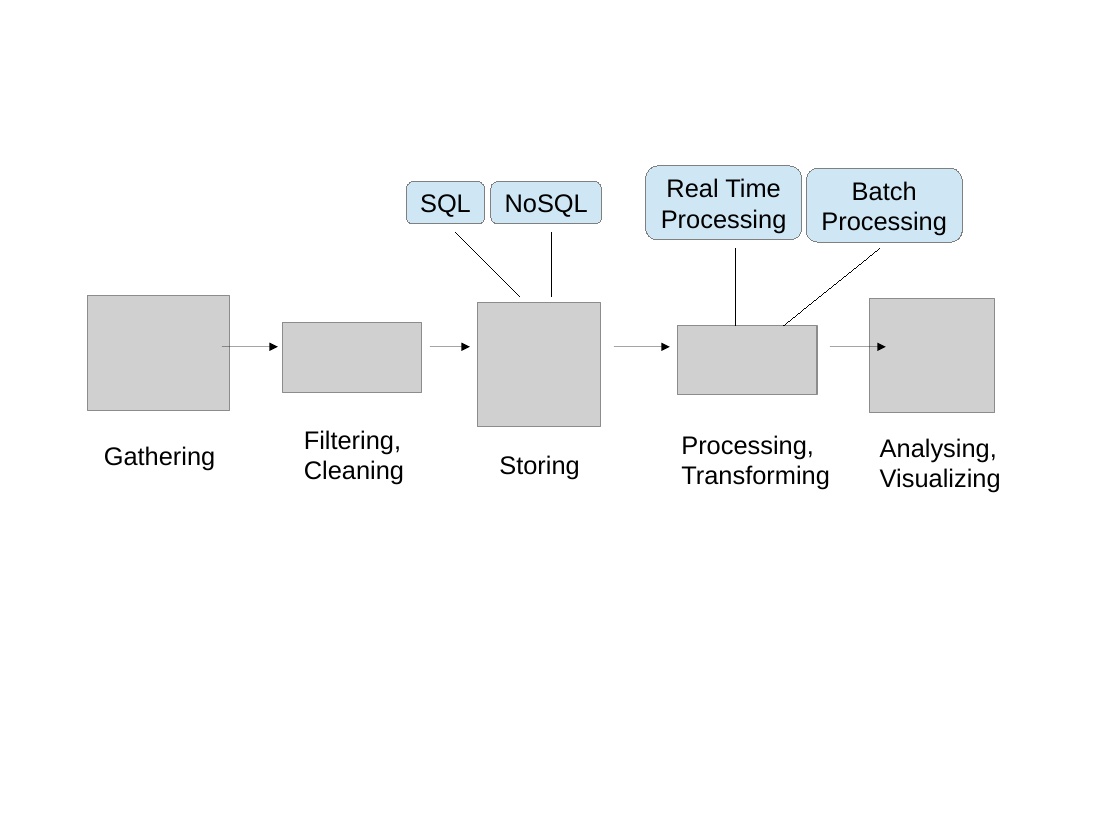
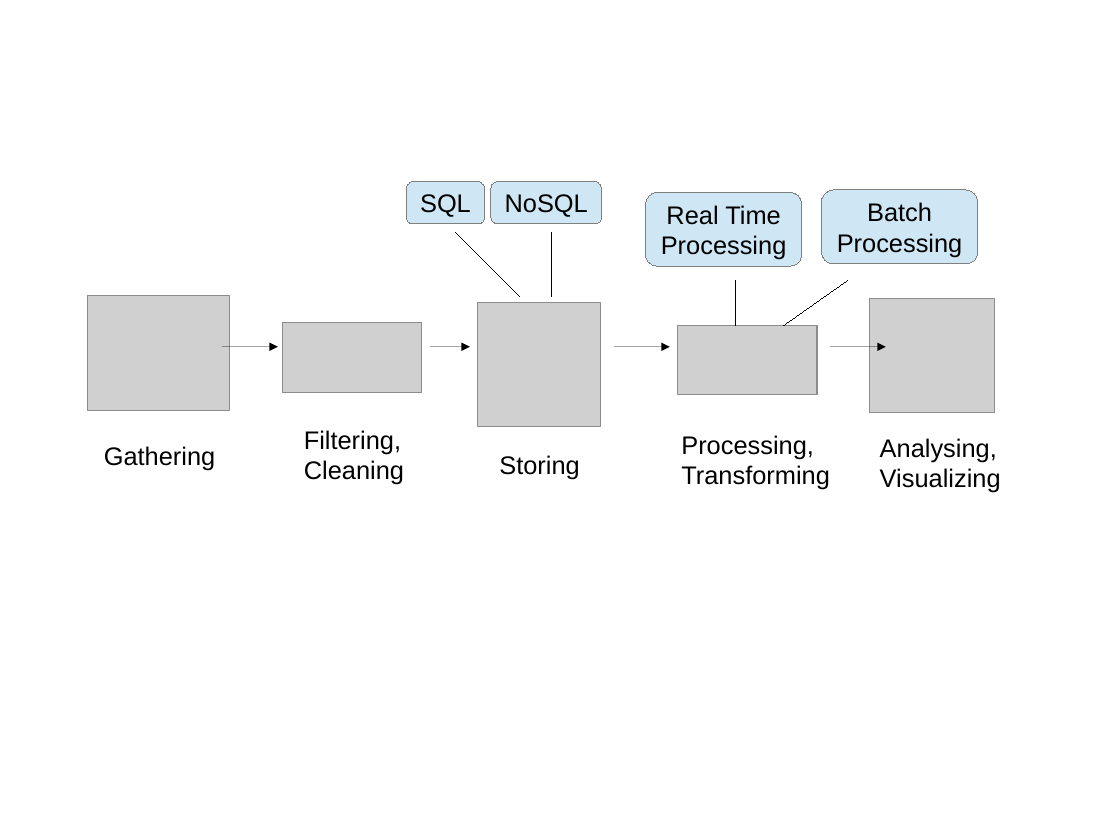
Before and after one commit to Visorgood/LambdaThesis, a slide deck: slide 1 of Thesis/thesis_template/images/Thesis_Images.odp. Drawn at 1120x840 pixels with LibreOffice and Linux fonts; fonts in the diff are those of the drawing; grey boxes stand for pictures. Boxes give left, top, right and bottom in pixels: in the first picture for what was removed or moved away, otherwise in the second. Text is boxed around its words. In the diff, an @@ line names an element or a change of style, - is before the commit and + after.

```diff
--- a/Thesis/thesis_template/images/Thesis_Images.odp
+++ b/Thesis/thesis_template/images/Thesis_Images.odp
@@ rounded rectangle "Real Time": place and size @@
-rounded rectangle "Real Time" at <box>645,166,802,240</box>
+rounded rectangle "Real Time" at <box>645,192,802,266</box>
@@ rounded rectangle "Batch": place and size @@
-rounded rectangle "Batch" at <box>807,168,963,242</box>
+rounded rectangle "Batch" at <box>822,190,979,264</box>
@@ line moved from (736, 325) - (736, 248) to (736, 325) - (736, 281) @@
@@ line moved from (785, 325) - (880, 248) to (785, 325) - (849, 281) @@
```
Also in this commit, not shown: 2 slides added, 15 other files.
